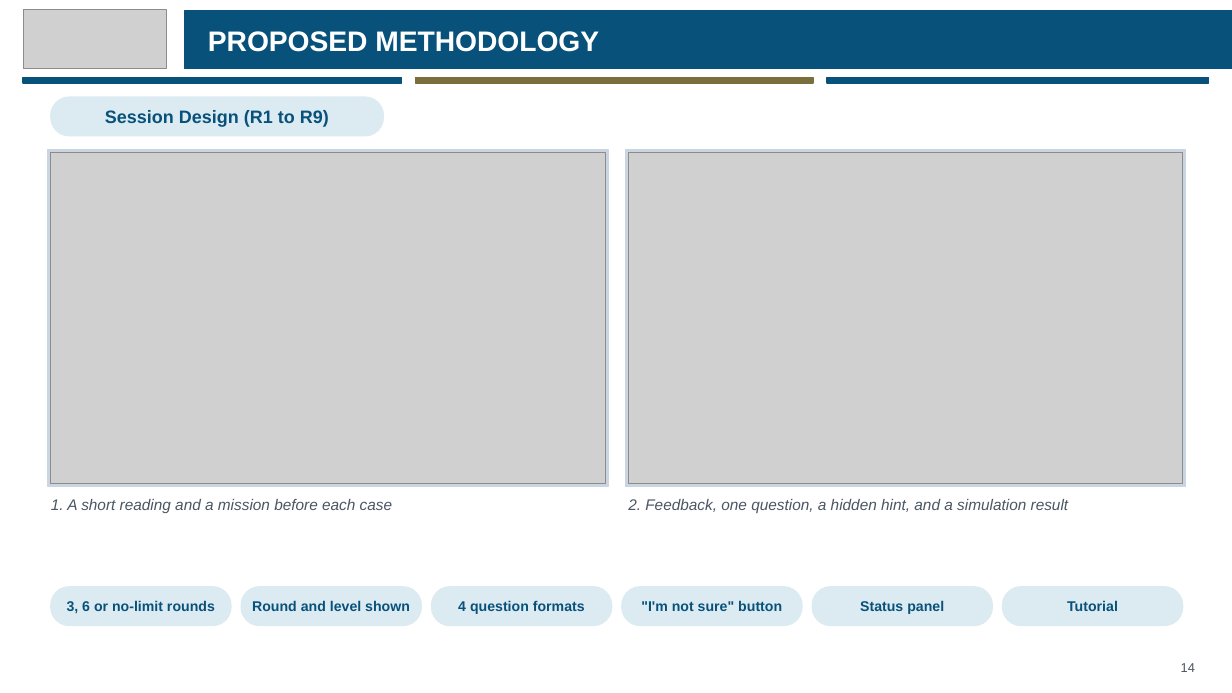
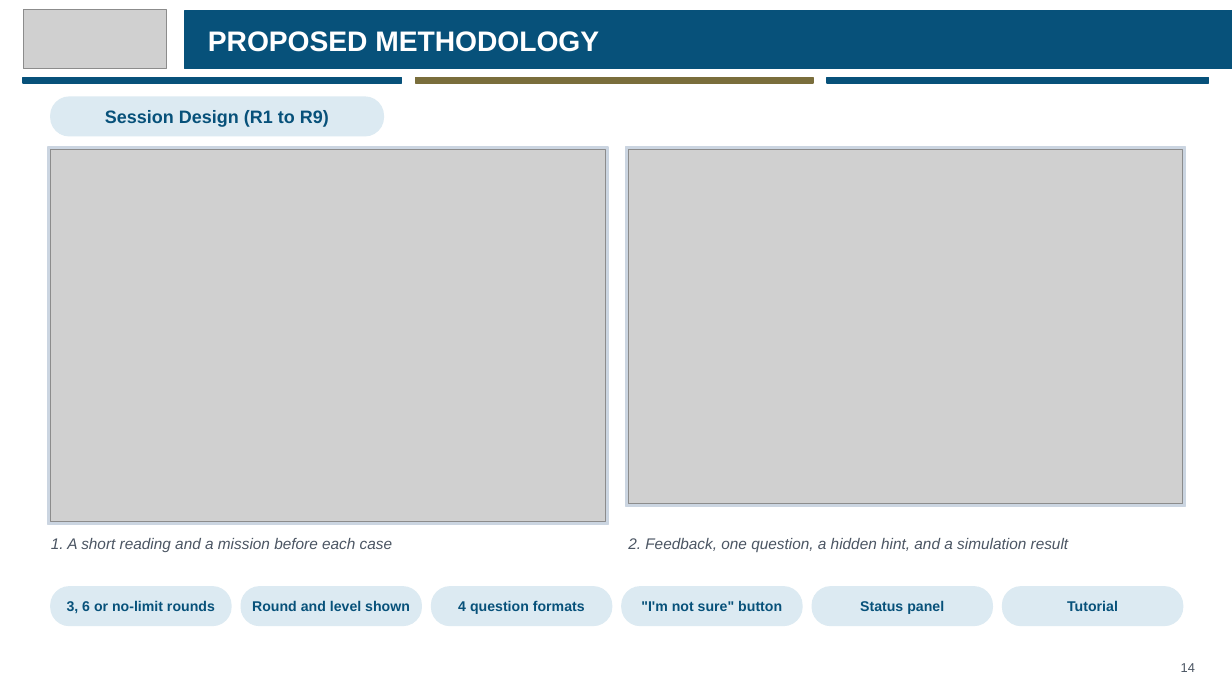
Before and after one commit to eusoffamir/Socratic-AI, a slide deck: slide 14 of docs/defence/Socratic AI Proposal Defence.pptx (slide 15 before the commit). Drawn at 1232x693 pixels with LibreOffice and Linux fonts; fonts in the diff are those of the drawing; grey boxes stand for pictures. Boxes give left, top, right and bottom in pixels: in the first picture for what was removed or moved away, otherwise in the second. Text is boxed around its words. In the diff, an @@ line names an element or a change of style, - is before the commit and + after.

```diff
--- a/docs/defence/Socratic AI Proposal Defence.pptx
+++ b/docs/defence/Socratic AI Proposal Defence.pptx
@@ rectangle: place and size @@
-rectangle at [48, 150, 608, 486]
+rectangle at [48, 147, 608, 524]
@@ rectangle: place and size @@
-rectangle at [626, 150, 1186, 486]
+rectangle at [626, 147, 1186, 506]
@@ picture: place and size @@
-picture at [51, 152, 605, 483]
+picture at [51, 150, 605, 521]
@@ picture: place and size @@
-picture at [628, 152, 1183, 483]
+picture at [628, 150, 1183, 504]
@@ text "1. A short reading and ...": place and size @@
-text "1. A short reading and ..." at [51, 499, 392, 513]
+text "1. A short reading and ..." at [51, 538, 392, 552]
@@ text "2. Feedback, one question, a ...": place and size @@
-text "2. Feedback, one question, a ..." at [628, 499, 1069, 513]
+text "2. Feedback, one question, a ..." at [628, 538, 1069, 552]
```
Also in this commit, not shown: 14 other slides changed, 1 slide removed, 8 other files.
